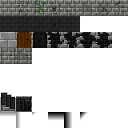
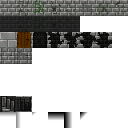
Before/after of a 128x128 layered artwork. What changed in the layer stack:
painted on "Pozadí" over box(0, 92, 30, 112)
added layer "Vložená vrstva" over box(0, 96, 16, 112)
